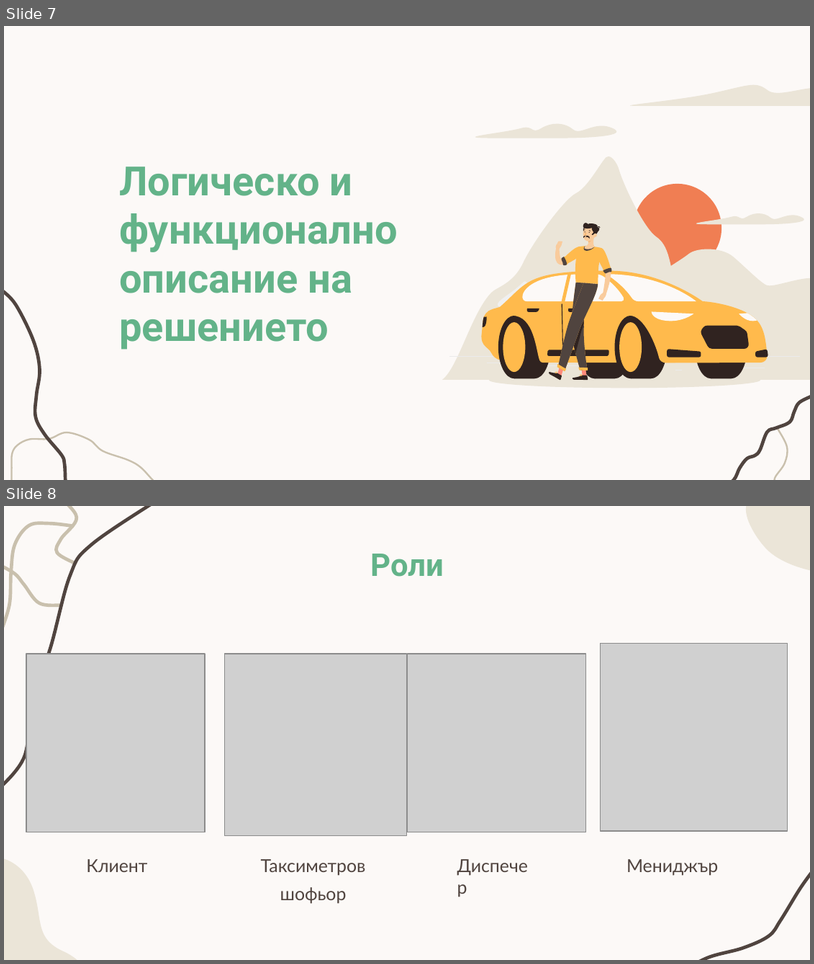
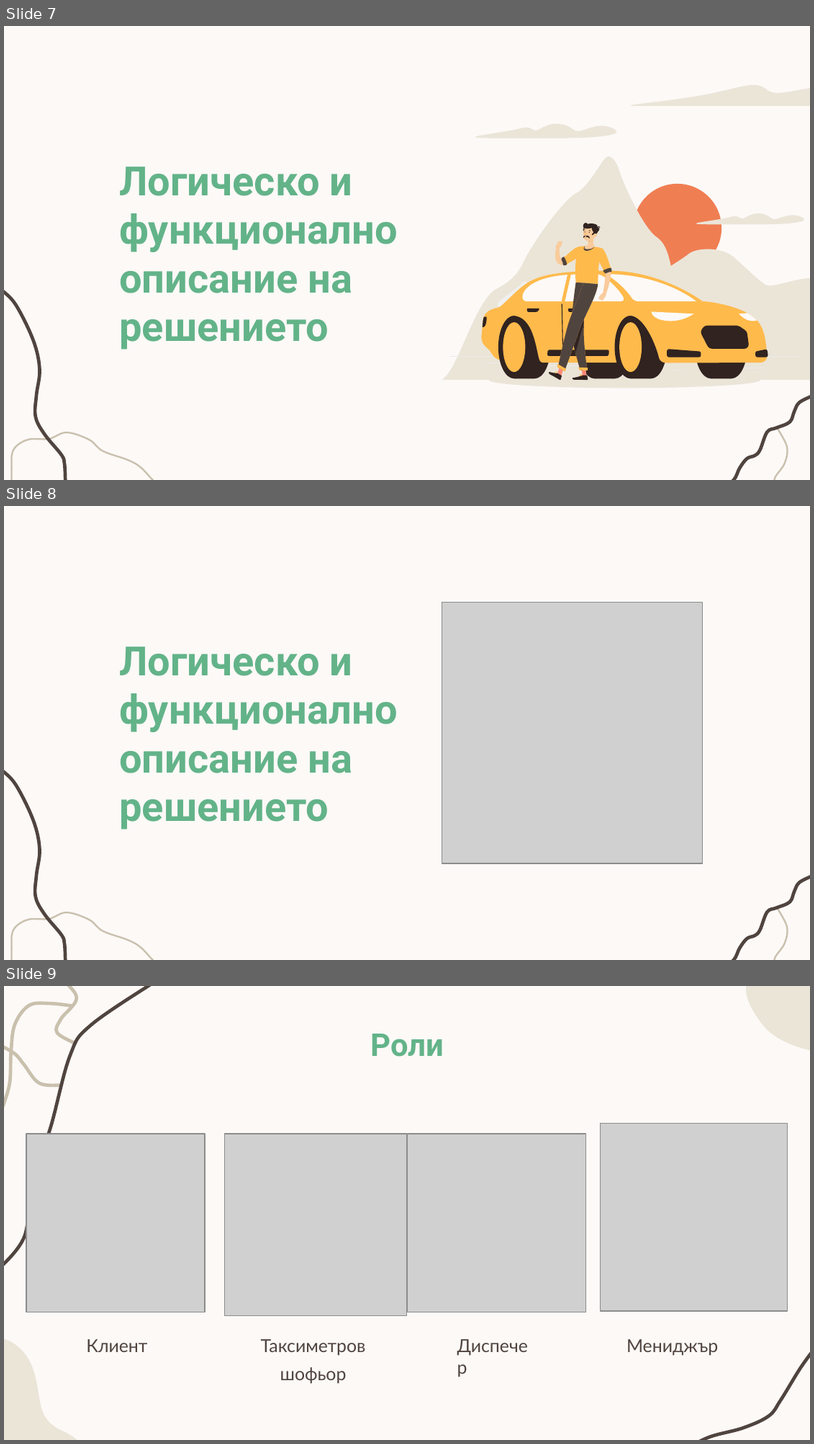
Before and after one commit to StefiKocheva/TaxiBook, a slide deck: Documents/TaxiBook.pptx. Shown one above the other, each under a label of ours: slides 7 and 8 before the commit, slides 7, 8 and 9 after it. The pictures are 814x964 and 814x1444 pixels, drawn with LibreOffice and Linux fonts; fonts in the diff are those of the drawing; grey boxes stand for pictures. Boxes give left, top, right and bottom in pixels: in the first picture for what was removed or moved away, otherwise in the second. Text is boxed around its words. In the diff, an @@ line names an element or a change of style, - is before the commit and + after.

```diff
--- a/Documents/TaxiBook.pptx
+++ b/Documents/TaxiBook.pptx
@@ slide 8 added at box(4, 506, 810, 960), background #FCF9F7; not listed: 4 template elements that a slide beside it also shows @@
@@ picture added at box(442, 602, 702, 863) @@
@@ title added at box(119, 646, 397, 829), 36 pt, text #63B389, bold @@
+Логическо и функционално описание на решението
@@ what was slide 8 is now slide 9 @@
```
Also in this commit, not shown: 5 other slides added, 35 other files.
